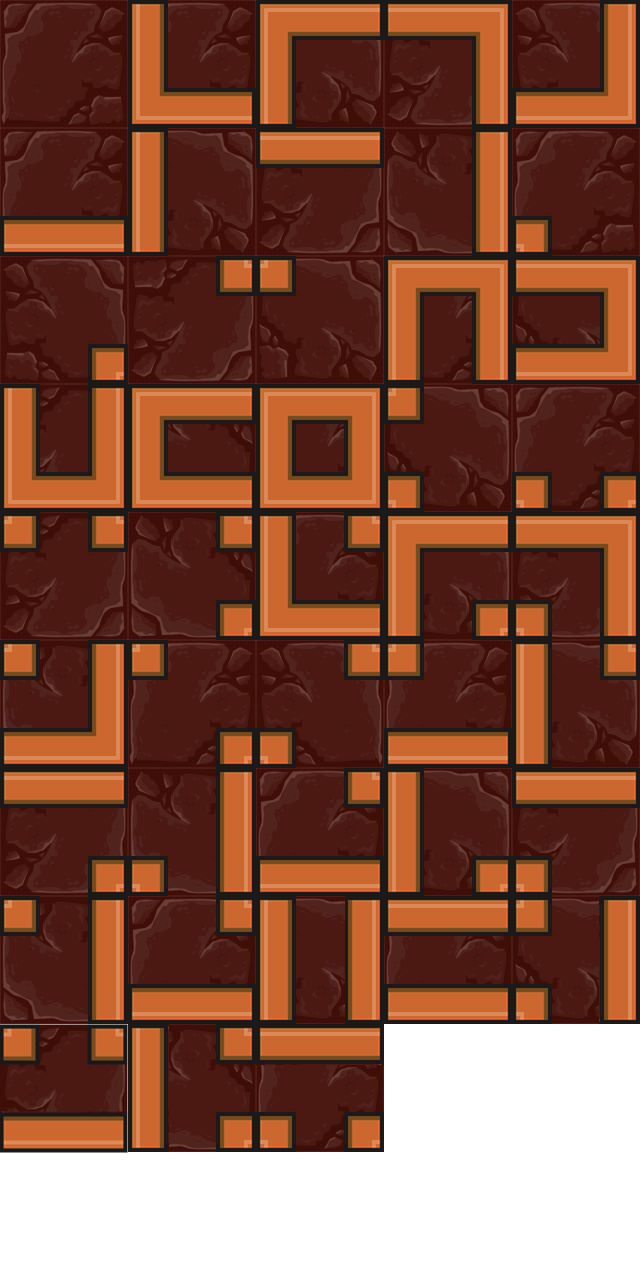
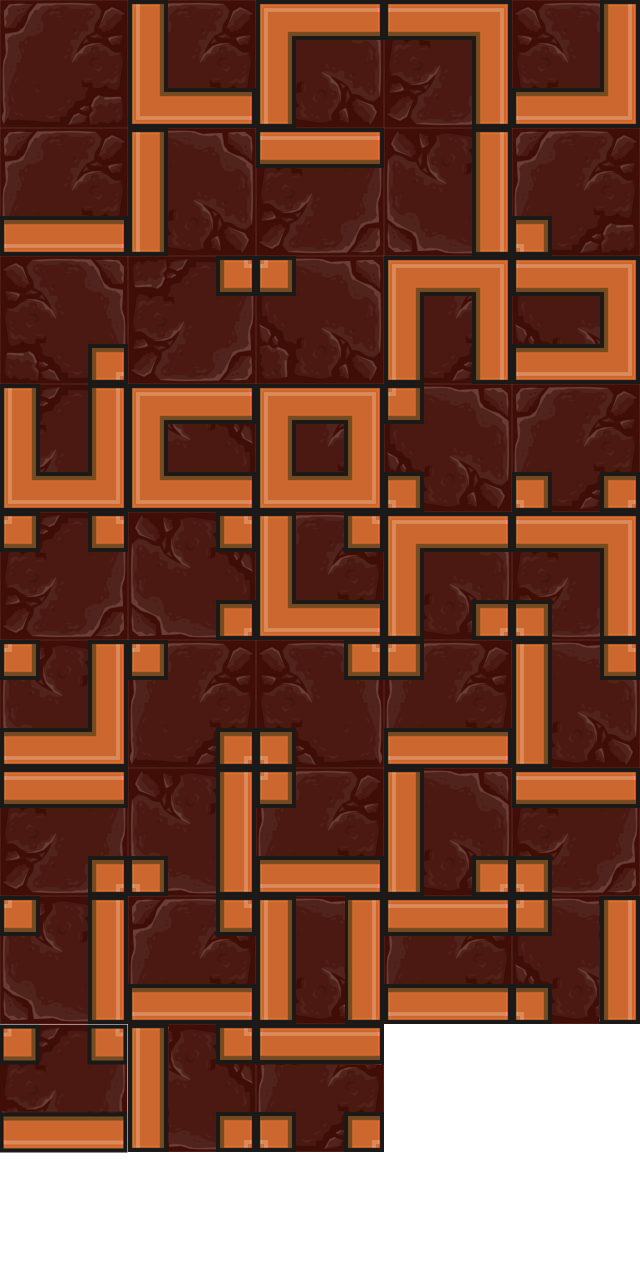
Comparing the layer stacks of the two 640 × 1280 images. Changes:
renamed "Walls 33.png" to "Pasted Layer", moved it above "Walls 43", painted on it over box(256, 768, 384, 808)
